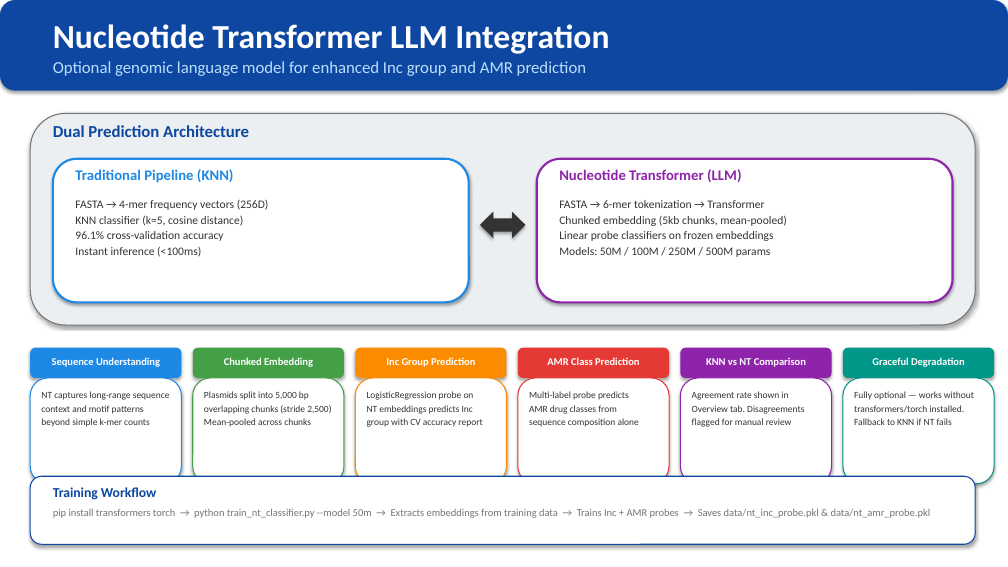
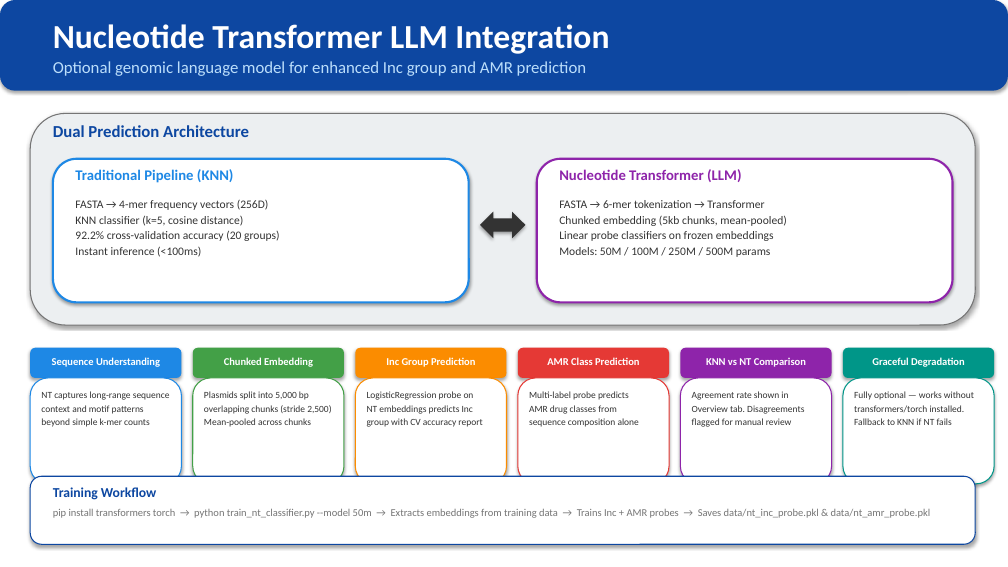
Before and after one commit to xavierbasilbritto-hub/pLIN-plasmid-classification, a slide deck: slide 12 of output/pLIN_Tool_Architecture.pptx (slide 10 before the commit). Drawn at 1008x567 pixels with LibreOffice and Linux fonts; fonts in the diff are those of the drawing. Boxes give left, top, right and bottom in pixels: in the first picture for what was removed or moved away, otherwise in the second. Text is boxed around its words. In the diff, an @@ line names an element or a change of style, - is before the commit and + after.

Commit message:
pLIN v2.1: Phase 1+2 upgrades, manuscript figures, cross-platform installers
- Add 7 Phase 1+2 features to plin_app.py: adaptive calibration, sequence
  length warning, metadata CSV upload, Mash ANI, FastANI, minimap2 SNP
  sub-typing, temporal outbreak clustering
- Expand Inc classifier to 20 groups (6,998 training samples, 92.2% accuracy)
- Add 5 manuscript figures (Figures 8-12): pipeline overview, classification
  system, method comparison, v2.1 upgrades, Inc training performance
- Update manuscript with expanded introduction, v2.1 methods/discussion,
  figure references, and GitHub links
- Add cross-platform install scripts (install_pLIN.sh, install_pLIN.bat)
- Rewrite README with comprehensive installation and usage guides
- Update PowerPoint to 21 slides with L1-L6 naming and new feature slides
- Add reference/ and sequences.fasta to .gitignore (too large for GitHub)

```diff
--- a/output/pLIN_Tool_Architecture.pptx
+++ b/output/pLIN_Tool_Architecture.pptx
@@ text at bbox=[75, 231, 280, 241]: text changed @@
-96.1% cross-validation accuracy
+92.2% cross-validation accuracy (20 groups)
```
Also in this commit, not shown: 12 other slides changed, 5 slides added, 29 other files.
